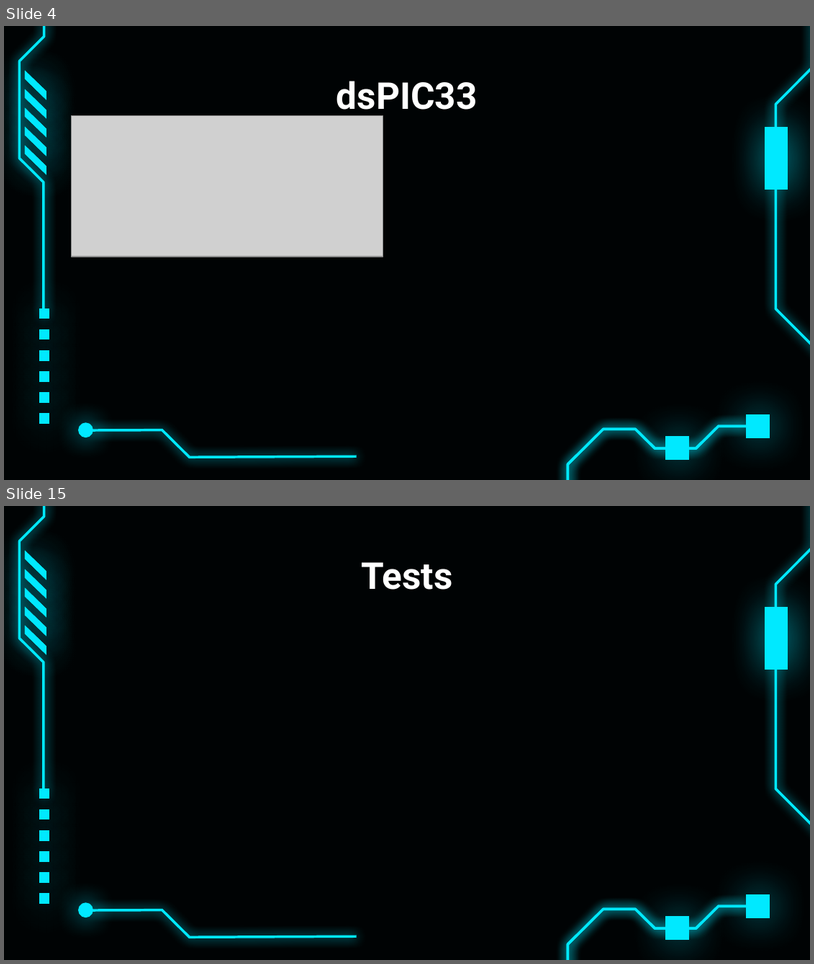
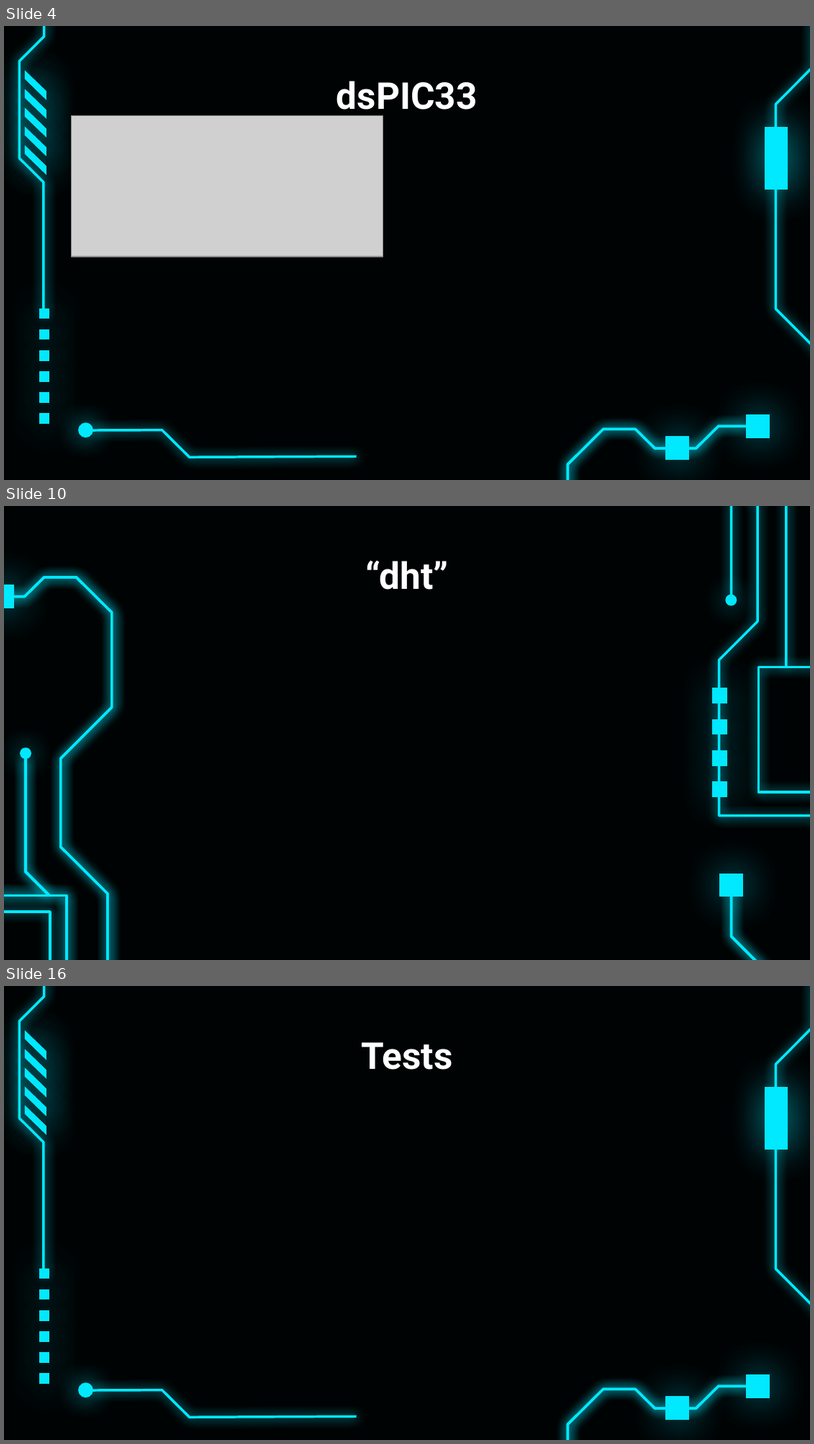
Before and after one commit to bayerju/mikro_loabor, a slide deck: MIC.pptx. Shown one above the other, each under a label of ours: slides 4 and 15 before the commit, slides 4, 10 and 16 after it; the slides between them are not shown. The pictures are 814x964 and 814x1444 pixels, drawn with LibreOffice and Linux fonts; fonts in the diff are those of the drawing; grey boxes stand for pictures; background and template pictures are left out. Boxes give left, top, right and bottom in pixels: in the first picture for what was removed or moved away, otherwise in the second. Text is boxed around its words. In the diff, an @@ line names an element or a change of style, - is before the commit and + after.

```diff
--- a/MIC.pptx
+++ b/MIC.pptx
@@ slide 10 added at bbox=[4, 506, 810, 960], background #000304 @@
@@ freeform shape added at bbox=[708, 506, 731, 595], outline #00E9FF 2.25 pt @@
@@ freeform shape added at bbox=[739, 506, 786, 667], outline #00E9FF 2.25 pt @@
@@ title added at bbox=[365, 560, 448, 590], 33 pt, text #FFFFFF, bold @@
+“dht”
@@ freeform shape added at bbox=[4, 574, 112, 960], outline #00E9FF 2.25 pt @@
@@ freeform shape added at bbox=[4, 574, 112, 960], outline #00E9FF 2.25 pt @@
@@ freeform shape added at bbox=[4, 584, 13, 608], fill #00E9FF @@
@@ ellipse added at bbox=[727, 595, 736, 605], fill #00E9FF, outline #00E9FF 1.5 pt @@
@@ freeform shape added at bbox=[732, 667, 810, 960], outline #00E9FF 2.25 pt @@
@@ freeform shape added at bbox=[732, 667, 810, 960], outline #00E9FF 2.25 pt @@
@@ rectangle added at bbox=[759, 667, 810, 793], outline #00E9FF 2.25 pt @@
@@ group added at bbox=[712, 506, 810, 816]: 5 freeform shapes @@
@@ group added at bbox=[4, 748, 67, 960]: 3 rectangles, 2 freeform shapes, 1 ellipse @@
@@ freeform shape added at bbox=[720, 873, 743, 896], fill #00E9FF @@
@@ what was slide 15 is now slide 16 @@
```
Also in this commit, not shown: 9 slides changed, 5 other slides added, 5 slides removed, 4 other files.
